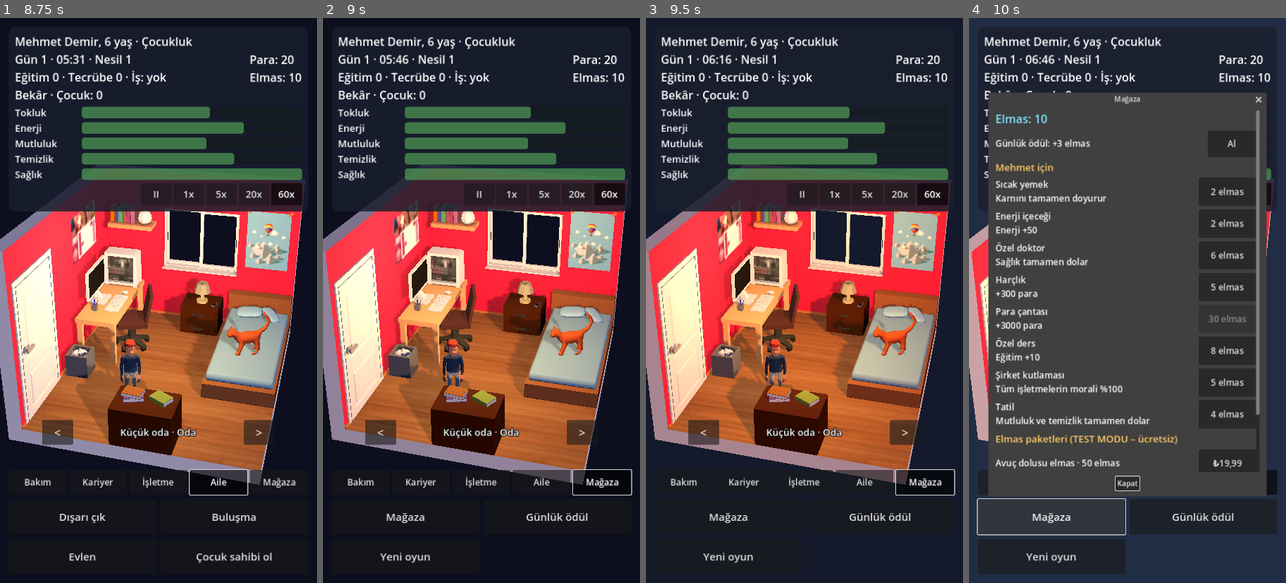
Above: before the commit, frames 1-4 (left to right).
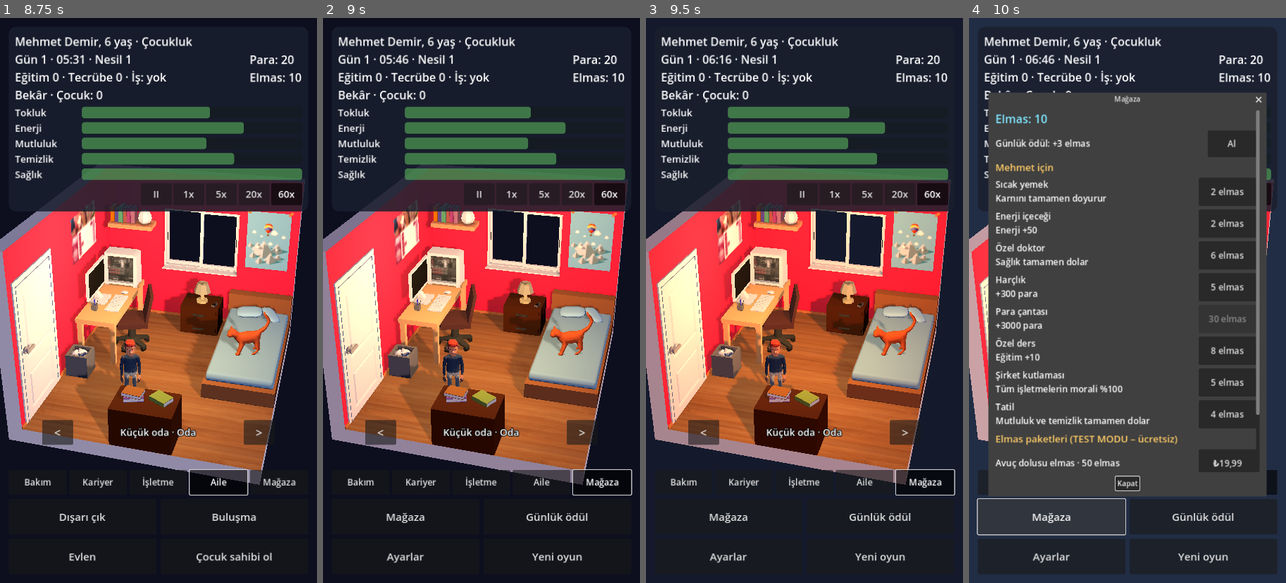
Above: after the commit, the same moments.

Repository: ismetcabbar9-oss/Dilenci
Game: Godot game, scene res://scenes/main.tscn
Two runs of this game, one before a commit and one after it. Both use one fixed random seed, a clock stepped at 60 frames per second and the inputs below.
Inputs:
- Up to frame 1 (8.75 s): click "II" at 0.5 s; click "1x" at 1.25 s; click "5x" at 2 s; click "20x" at 2.75 s; click "60x" at 3.5 s; click "<" at 4.25 s; click ">" at 5 s; click "Bakım" at 5.75 s; click "Kariyer" at 6.5 s; click "İşletme" at 7.25 s; click "Aile" at 8 s
- Up to frame 2 (9 s): click "Mağaza" at 8.75 s
- Up to frame 3 (9.5 s): no input
- Up to frame 4 (10 s): click "Mağaza" at 9.5 s

Frame 1 is identical in both runs. In frame 2, 0.3% of the frame differs, in the area x 18-82%, y 94-97%; in frame 3, 0.3%; in frame 4, 3.0%, in the area x 18-98%, y 92-99%.

Commit message:
Ses ve müzik: gündüz/gece müzikleri (yumuşak geçiş), arayüz ve oyun olayı ses efektleri, müzik/efekt ayarları, oyun içi krediler (CC0 OpenGameArt: Kistol, Kenney, MintoDog), ses testi
Co-Authored-By: Claude Opus 5.5 <noreply@anthropic.com>
Claude-Session: https://claude.ai/code/session_01Njhua5HdieXmhM4secDQqv

Diff:
--- a/project.godot
+++ b/project.godot
@@ -16,6 +16,7 @@
 Store="*res://scripts/store.gd"
 GameState="*res://scripts/game_state.gd"
 Events="*res://scripts/events.gd"
+Audio="*res://scripts/audio.gd"
 
 [display]
 
--- /dev/null
+++ b/scripts/audio.gd
@@ -0,0 +1,208 @@
+extends Node
+## Ses ve müzik (autoload: Audio). Tüm sesler CC0, bkz. CREDITS.md.
+## - Gündüz: iki sakin piyano parçası sırayla; gece veya uyurken: gece müziği (yumuşak geçiş).
+## - Oyun olaylarına (eylem, satın alma, olay, evre, ölüm) ses efekti.
+## - Müzik/efekt açma-kapama ayarı user://settings.cfg'de saklanır.
+
+const SETTINGS_PATH := "user://settings.cfg"
+const MUSIC_DAY := [
+	"res://assets/audio/music/day_catmint.ogg",
+	"res://assets/audio/music/day_forget_me_not.ogg",
+]
+const MUSIC_NIGHT := "res://assets/audio/music/night_bluebonnet.ogg"
+const SFX := {
+	"click": "res://assets/audio/sfx/click_002.ogg",
+	"tab": "res://assets/audio/sfx/switch_002.ogg",
+	"action": "res://assets/audio/sfx/confirmation_001.ogg",
+	"money": "res://assets/audio/sfx/confirmation_003.ogg",
+	"error": "res://assets/audio/sfx/error_004.ogg",
+	"open": "res://assets/audio/sfx/open_001.ogg",
+	"close": "res://assets/audio/sfx/close_001.ogg",
+	"question": "res://assets/audio/sfx/question_001.ogg",
+	"levelup": "res://assets/audio/sfx/maximize_006.ogg",
+	"drop": "res://assets/audio/sfx/drop_002.ogg",
+	"good": "res://assets/audio/sfx/jingle_good.ogg",
+	"bad": "res://assets/audio/sfx/jingle_bad.ogg",
+}
+const MUSIC_DB := -12.0
+const FADE_TIME := 2.5
+# Mesaj metninde bunlar geçerse eylem başarısız sayılır (hata sesi)
+const ERROR_WORDS := ["gerekli", "yetmedi", "yetersiz", "yeterli", "yorgun", "olmalı", "açılamaz", "Henüz", "yok."]
+
+var music_on := true
+var sfx_on := true
+
+var _music_a: AudioStreamPlayer
+var _music_b: AudioStreamPlayer
+var _current: AudioStreamPlayer
+var _current_path := ""
+var _day_index := 0
+var _sfx_players: Array[AudioStreamPlayer] = []
+var _streams := {}
+var _check_timer := 0.0
+var _last_money := -1
+var _quiet_until := 0.0  # Açılışta toplu sinyallerde ses çıkmasın
+
+
+func _ready() -> void:
+	process_mode = Node.PROCESS_MODE_ALWAYS
+	_load_settings()
+	_setup_buses()
+	_music_a = _new_player("Music")
+	_music_b = _new_player("Music")
+	for i in 6:
+		_sfx_players.append(_new_player("SFX"))
+	_quiet_until = Time.get_ticks_msec() / 1000.0 + 1.5
+	GameState.acted.connect(func(_k): play("action"))
+	GameState.stage_changed.connect(func(_s): play("good"))
+	GameState.died.connect(func(_c): play("bad"))
+	GameState.message.connect(_on_message)
+	Store.wallet_changed.connect(func(): play("money"))
+	Events.event_happened.connect(_on_event)
+	Events.choice_requested.connect(func(_e): play("question"))
+	_last_money = GameState.money
+	_update_music(true)
+
+
+func _process(delta: float) -> void:
+	_check_timer += delta
+	if _check_timer >= 1.0:
+		_check_timer = 0.0
+		_update_music(false)
+		# Bir anda büyük para girişi (maaş, satış, piyango): para sesi
+		if _last_money >= 0 and GameState.money - _last_money >= 50:
+			play("money")
+		_last_money = GameState.money
+	# Gündüz parçası bitince sıradakine geç
+	if _current and not _current.playing and music_on and _current_path != MUSIC_NIGHT:
+		_day_index = (_day_index + 1) % MUSIC_DAY.size()
+		_switch_to(MUSIC_DAY[_day_index], false)
+
+
+# ---------------------------------------------------------------
+# Efektler
+# ---------------------------------------------------------------
+func play(name: String) -> void:
+	if not sfx_on or not SFX.has(name):
+		return
+	if Time.get_ticks_msec() / 1000.0 < _quiet_until and name != "click":
+		return
+	var p := _free_sfx_player()
+	p.stream = _stream(SFX[name])
+	p.volume_db = -4.0 if name in ["good", "bad"] else -8.0
+	p.play()
+
+
+func _free_sfx_player() -> AudioStreamPlayer:
+	for p in _sfx_players:
+		if not p.playing:
+			return p
+	return _sfx_players[0]
+
+
+func _on_message(text: String) -> void:
+	for w in ERROR_WORDS:
+		if text.contains(w):
+			play("error")
+			return
+	if text.begins_with("Yeni unvan") or text.begins_with("Tebrikler") or text.begins_with("Yeni ev") or text.begins_with("Yeni işletme"):
+		play("levelup")
+
+
+func _on_event(ev: Dictionary) -> void:
+	play("bad" if ev.id in ["cold", "theft", "crisis"] else "good")
+
+
+# ---------------------------------------------------------------
+# Müzik
+# ---------------------------------------------------------------
+func _is_night() -> bool:
+	var hour := fmod(GameState.game_minutes, 1440.0) / 60.0
+	return GameState.sleeping or hour >= 22.0 or hour < 6.0
+
+
+func _update_music(immediate: bool) -> void:
+	if not music_on:
+		return
+	var want: String = MUSIC_NIGHT if _is_night() else MUSIC_DAY[_day_index]
+	if want != _current_path:
+		_switch_to(want, immediate)
+
+
+func _switch_to(path: String, immediate: bool) -> void:
+	_current_path = path
+	var old := _current
+	var nxt := _music_b if _current == _music_a else _music_a
+	var st := _stream(path)
+	if st is AudioStreamOggVorbis:
+		(st as AudioStreamOggVorbis).loop = path == MUSIC_NIGHT
+	nxt.stream = st
+	nxt.volume_db = MUSIC_DB if immediate else -40.0
+	nxt.play()
+	_current = nxt
+	if not immediate:
+		var tw := create_tween().set_parallel(true)
+		tw.tween_property(nxt, "volume_db", MUSIC_DB, FADE_TIME)
+		if old and old.playing:
+			tw.tween_property(old, "volume_db", -40.0, FADE_TIME)
+			tw.chain().tween_callback(old.stop)
+	elif old:
+		old.stop()
+
+
+# ---------------------------------------------------------------
+# Ayarlar
+# ---------------------------------------------------------------
+func set_music(on: bool) -> void:
+	music_on = on
+	if on:
+		_current_path = ""
+		_update_music(true)
+	else:
+		_music_a.stop()
+		_music_b.stop()
+	_save_settings()
+
+
+func set_sfx(on: bool) -> void:
+	sfx_on = on
+	_save_settings()
+
+
+func _save_settings() -> void:
+	var cfg := ConfigFile.new()
+	cfg.set_value("audio", "music", music_on)
+	cfg.set_value("audio", "sfx", sfx_on)
+	cfg.save(SETTINGS_PATH)
+
+
+func _load_settings() -> void:
+	var cfg := ConfigFile.new()
+	if cfg.load(SETTINGS_PATH) == OK:
+		music_on = cfg.get_value("audio", "music", true)
+		sfx_on = cfg.get_value("audio", "sfx", true)
+
+
+# ---------------------------------------------------------------
+# Yardımcılar
+# ---------------------------------------------------------------
+func _setup_buses() -> void:
+	for bus in ["Music", "SFX"]:
+		if AudioServer.get_bus_index(bus) == -1:
+			AudioServer.add_bus()
+			var i := AudioServer.bus_count - 1
+			AudioServer.set_bus_name(i, bus)
+			AudioServer.set_bus_send(i, "Master")
+
+
+func _new_player(bus: String) -> AudioStreamPlayer:
+	var p := AudioStreamPlayer.new()
+	p.bus = bus
+	add_child(p)
+	return p
+
+
+func _stream(path: String) -> AudioStream:
+	if not _streams.has(path):
+		_streams[path] = load(path)
+	return _streams[path]
--- a/scripts/main.gd
+++ b/scripts/main.gd
@@ -371,6 +371,7 @@
 		["Mağaza", [
 			["Mağaza", _open_store],
 			["Günlük ödül", Store.claim_daily],
+			["Ayarlar", _open_settings],
 			["Yeni oyun", _confirm_reset],
 		]],
 	]
@@ -394,6 +395,32 @@
 	_select_tab(0)
 
 	_build_death_panel(layer)
+
+
+func _open_settings() -> void:
+	var w := AcceptDialog.new()
+	w.title = "Ayarlar"
+	w.ok_button_text = "Kapat"
+	var box := VBoxContainer.new()
+	box.add_theme_constant_override("separation", 12)
+	w.add_child(box)
+	for item in [["Müzik", Audio.music_on, Audio.set_music], ["Ses efektleri", Audio.sfx_on, Audio.set_sfx]]:
+		var c := CheckButton.new()
+		c.text = item[0]
+		c.button_pressed = item[1]
+		c.add_theme_font_size_override("font_size", 26)
+		c.custom_minimum_size = Vector2(420, 70)
+		c.toggled.connect(item[2])
+		box.add_child(c)
+	var cr := _label(18)
+	cr.text = "Müzik: Kistol · Ses: Kenney, MintoDog (CC0)\n3D: Agor_, Stas_SayHallo, IsaacTheMaverick, Brynnnnn (CC BY 4.0)"
+	cr.autowrap_mode = TextServer.AUTOWRAP_WORD_SMART
+	cr.custom_minimum_size.x = 420
+	box.add_child(cr)
+	w.confirmed.connect(w.queue_free)
+	w.canceled.connect(w.queue_free)
+	add_child(w)
+	w.popup_centered()
 
 
 func _select_tab(index: int) -> void:
@@ -834,6 +861,7 @@
 	var b := Button.new()
 	b.text = text
 	b.add_theme_font_size_override("font_size", font_size)
+	b.pressed.connect(Audio.play.bind("click"))
 	return b
 
 
--- a/tools/screenshot.gd
+++ b/tools/screenshot.gd
@@ -74,6 +74,9 @@
 			for j in 40:
 				await process_frame
 			root.get_node("Events").trigger(a.substr(6))
+		if a == "settings":
+			main._select_tab(4)
+			main._open_settings()
 		if a.begins_with("room="):
 			main._browse_room(int(a.substr(5)))
 	for i in 90:
--- /dev/null
+++ b/tools/test_audio.gd
@@ -0,0 +1,26 @@
+extends SceneTree
+## Ses testi: godot --headless -s tools/test_audio.gd
+func _initialize() -> void:
+	var main = load("res://scenes/main.tscn").instantiate()
+	root.add_child(main)
+	for i in 30:
+		await process_frame
+	var au = root.get_node("Audio")
+	var gs = root.get_node("GameState")
+	var fails := 0
+	gs.game_minutes = 12.0 * 60.0
+	gs.sleeping = false
+	au._update_music(true)
+	if not au._current_path.contains("day_"): fails += 1; print("FAIL gündüz müziği yok: ", au._current_path)
+	gs.game_minutes = 23.0 * 60.0
+	au._update_music(true)
+	if not au._current_path.contains("night_"): fails += 1; print("FAIL gece müziği yok: ", au._current_path)
+	if not au._current.playing: fails += 1; print("FAIL müzik çalmıyor")
+	au._quiet_until = 0.0
+	for s in au.SFX:
+		au.play(s)
+	au.set_music(false)
+	if au._music_a.playing or au._music_b.playing: fails += 1; print("FAIL müzik kapanmadı")
+	au.set_music(true)
+	print("SES SONUÇ: ", "GEÇTİ" if fails == 0 else "%d HATA" % fails)
+	quit(fails)
Not shown, added: assets/audio/music/day_catmint.ogg.import
Not shown, added: assets/audio/music/day_forget_me_not.ogg.import
Not shown, added: assets/audio/music/night_bluebonnet.ogg.import
Not shown, added: assets/audio/sfx/click_002.ogg.import
Not shown, added: assets/audio/sfx/close_001.ogg.import
Not shown, added: assets/audio/sfx/confirmation_001.ogg.import
Not shown, added: assets/audio/sfx/confirmation_003.ogg.import
Not shown, added: assets/audio/sfx/drop_002.ogg.import
Not shown, added: assets/audio/sfx/error_004.ogg.import
Not shown, added: assets/audio/sfx/jingle_bad.ogg.import
Not shown, added: assets/audio/sfx/jingle_good.ogg.import
Not shown, added: assets/audio/sfx/maximize_006.ogg.import
(and 20 more such lines)
